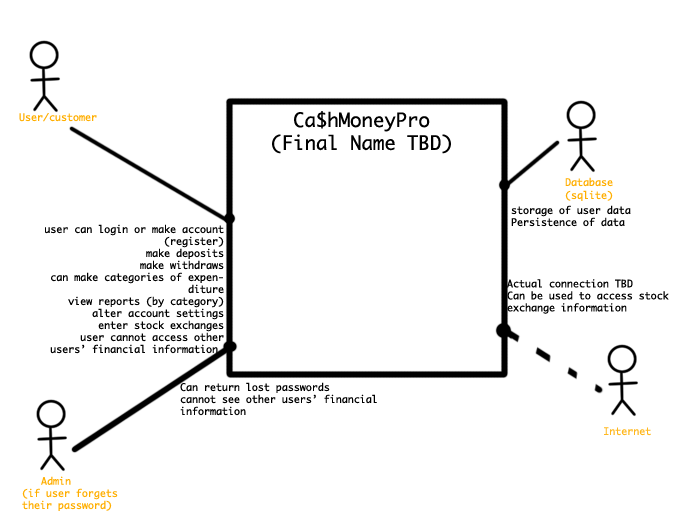
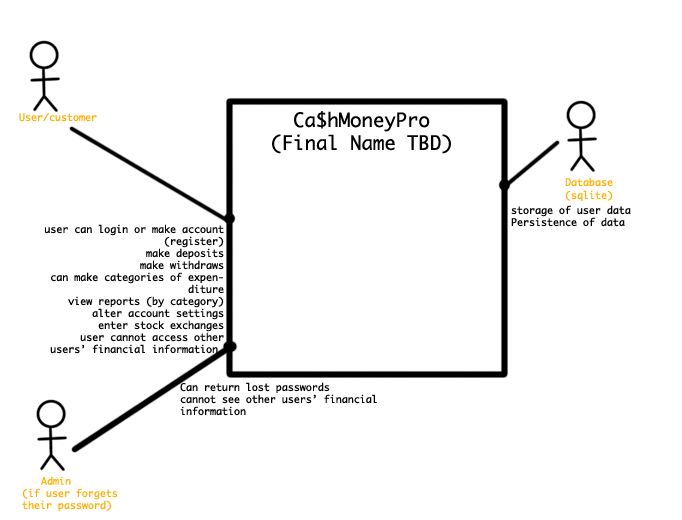
Comparing the layer stacks of the two 682 x 520 images. Changes:
removed layer "Internet" over [604, 427, 651, 436]
removed layer "Actual connection TBD Can be used to access stock exchange info" over [507, 279, 669, 314]
painted on "(if user forgets their password)" over [495, 322, 639, 417]
